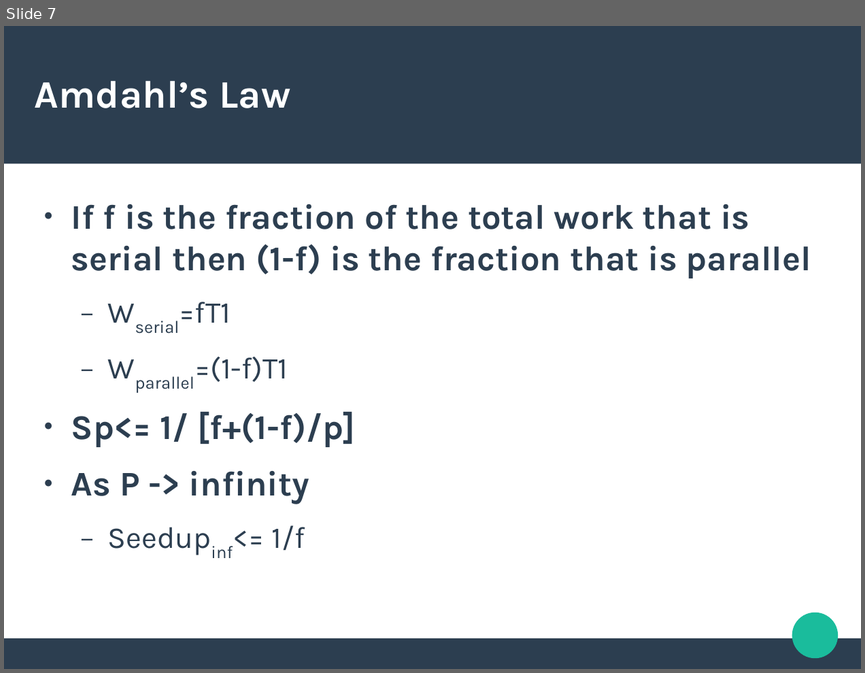
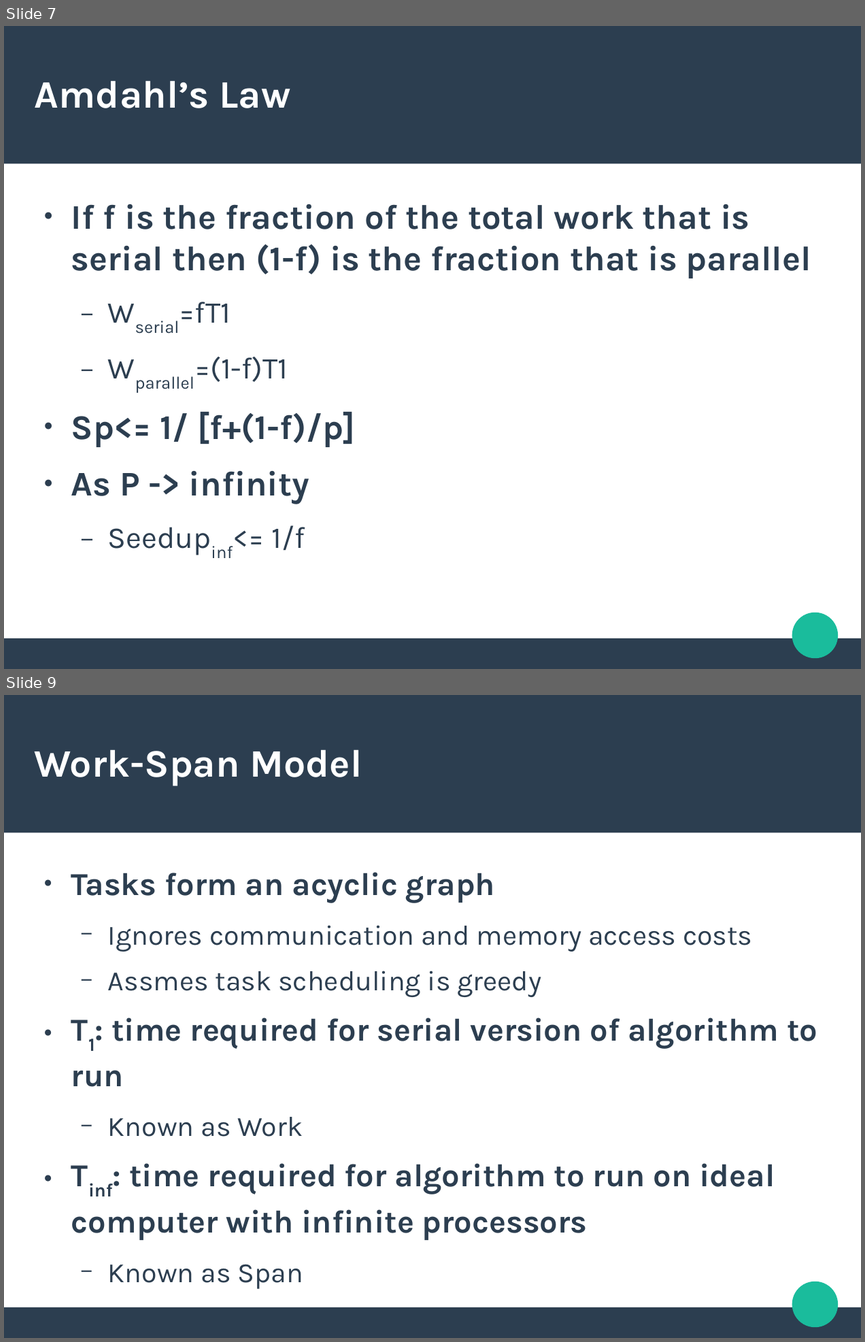
Before and after one commit to josephkehoe/CDD101, a slide deck: Concurrency/Slides/09Performance.odp. Shown one above the other, each under a label of ours: slide 7 before the commit, slides 7 and 9 after it; the slides between them are not shown. The pictures are 865x673 and 865x1342 pixels, drawn with LibreOffice and Linux fonts; fonts in the diff are those of the drawing. Boxes give left, top, right and bottom in pixels: in the first picture for what was removed or moved away, otherwise in the second. Text is boxed around its words. In the diff, an @@ line names an element or a change of style, - is before the commit and + after.

Commit message:
added stuff

```diff
--- a/Concurrency/Slides/09Performance.odp
+++ b/Concurrency/Slides/09Performance.odp
@@ slide 9 added at (x1=4, y1=695, x2=861, y2=1338), background #FFFFFF; not listed: 3 template elements that a slide beside it also shows @@
@@ title added at (x1=35, y1=749, x2=362, y2=786), 36 pt, text #FFFFFF, bold @@
+Work-Span Model
@@ text added at (x1=71, y1=872, x2=817, y2=1289), 29.6 pt, text #2C3E50, bold @@
+● Tasks form an acyclic graph
+  − Ignores communication and memory access costs
+  − Assmes task scheduling is greedy
+● T1: time required for serial version of algorithm to run
+  − Known as Work
+● Tinf: time required for algorithm to run on ideal computer with infinite processors
+  − Known as Span
```
Also in this commit, not shown: 2 other slides added.
